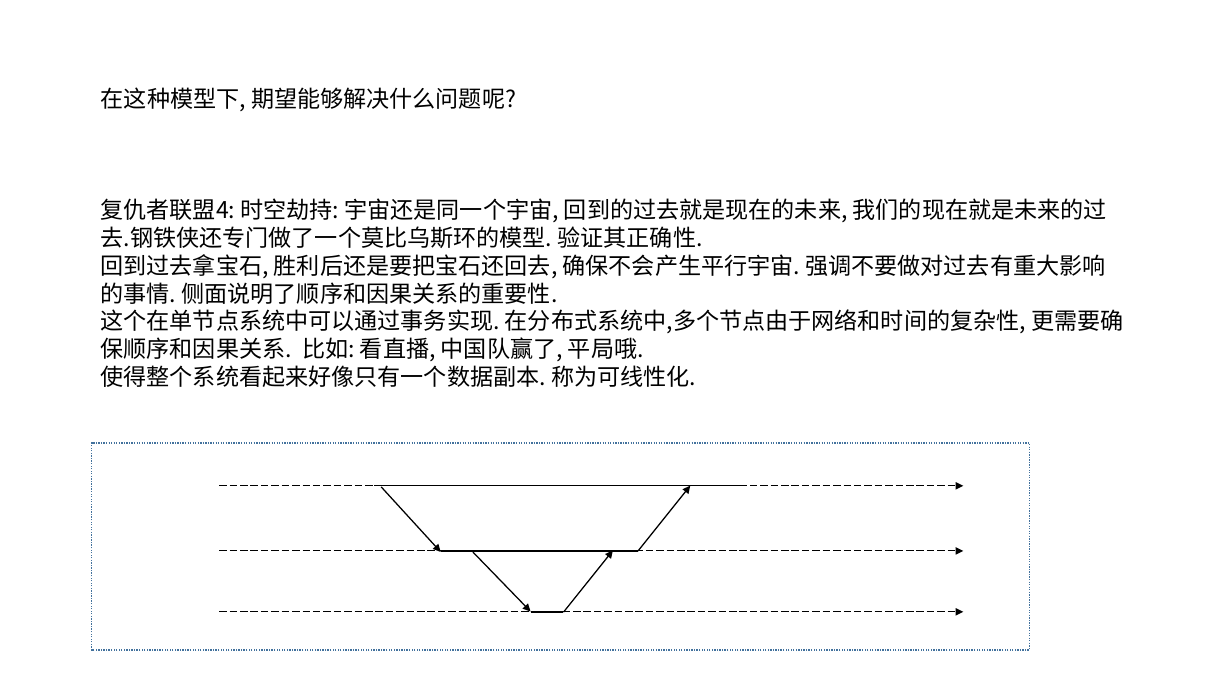
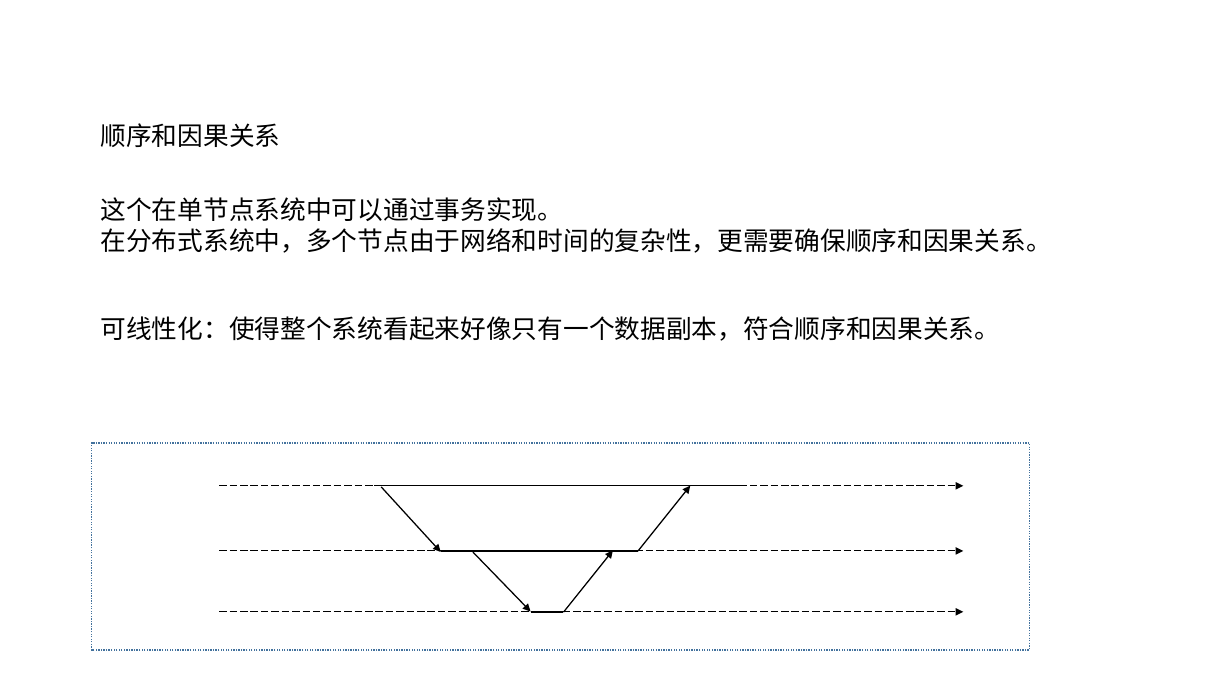
Before and after one commit to zozospider/note, a slide deck: slide 16 of data-system/ZooKeeper_share1_v3.pptx. Drawn at 1232x693 pixels with LibreOffice and Linux fonts; fonts in the diff are those of the drawing. Boxes give left, top, right and bottom in pixels: in the first picture for what was removed or moved away, otherwise in the second. Text is boxed around its words. In the diff, an @@ line names an element or a change of style, - is before the commit and + after.

```diff
--- a/data-system/ZooKeeper_share1_v3.pptx
+++ b/data-system/ZooKeeper_share1_v3.pptx
@@ text removed at bbox=[101, 87, 516, 111] @@
-在这种模型下, 期望能够解决什么问题呢?
@@ text added at bbox=[101, 123, 281, 147], 20 pt, text #000000 @@
+顺序和因果关系
@@ text at bbox=[101, 197, 1052, 253]: text changed; size 18 to 20 pt @@
-复仇者联盟4: 时空劫持: 宇宙还是同一个宇宙, 回到的过去就是现在的未来, 我们的现在就是未来的过去.钢铁侠还专门做了一个莫比乌斯环的模型. 验证其正确性.
-回到过去拿宝石, 胜利后还是要把宝石还回去, 确保不会产生平行宇宙. 强调不要做对过去有重大影响的事情. 侧面说明了顺序和因果关系的重要性.
-这个在单节点系统中可以通过事务实现. 在分布式系统中,多个节点由于网络和时间的复杂性, 更需要确保顺序和因果关系. 比如: 看直播, 中国队赢了, 平局哦.
-使得整个系统看起来好像只有一个数据副本. 称为可线性化.
+这个在单节点系统中可以通过事务实现。
+在分布式系统中，多个节点由于网络和时间的复杂性，更需要确保顺序和因果关系。
@@ text added at bbox=[101, 316, 1001, 341], 20 pt, text #000000 @@
+可线性化：使得整个系统看起来好像只有一个数据副本，符合顺序和因果关系。
```
Also in this commit, not shown: 13 other slides changed, 2 slides added, 1 slide removed.
